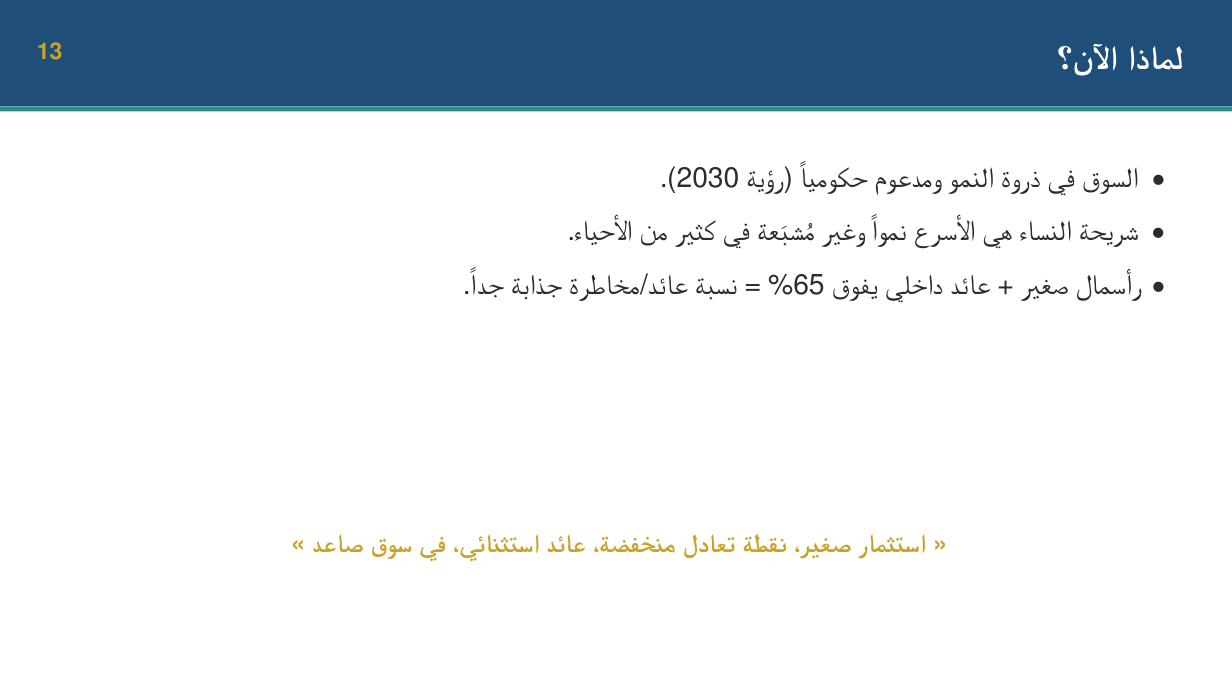
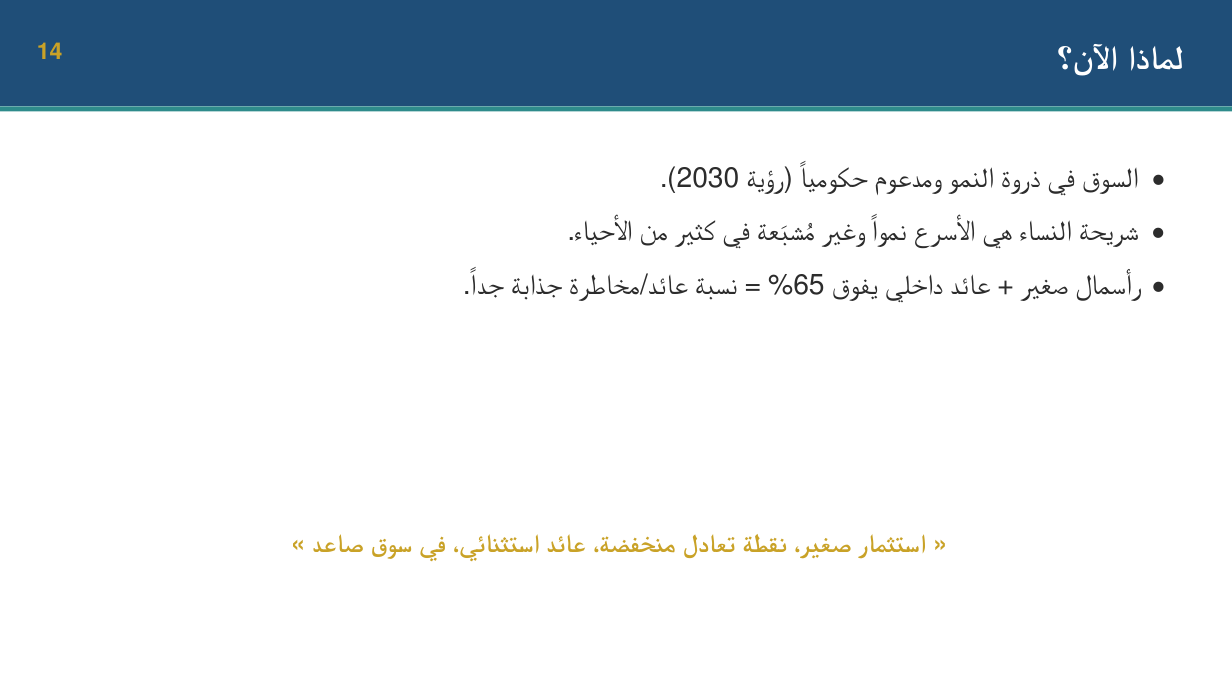
Before and after one commit to abdulrhman-farq/Pilaties, a slide deck: slide 15 of exports/عرض-المستثمر-بيلاتس.pptx (slide 14 before the commit). Drawn at 1232x693 pixels with LibreOffice and Linux fonts; fonts in the diff are those of the drawing. Boxes give left, top, right and bottom in pixels: in the first picture for what was removed or moved away, otherwise in the second. Text is boxed around its words. In the diff, an @@ line names an element or a change of style, - is before the commit and + after.

```diff
--- a/exports/عرض-المستثمر-بيلاتس.pptx
+++ b/exports/عرض-المستثمر-بيلاتس.pptx
@@ text at <box>37,42,63,59</box>: text changed @@
-13
+14
```
Also in this commit, not shown: 1 other slide changed, 1 slide added, 6 other files.
